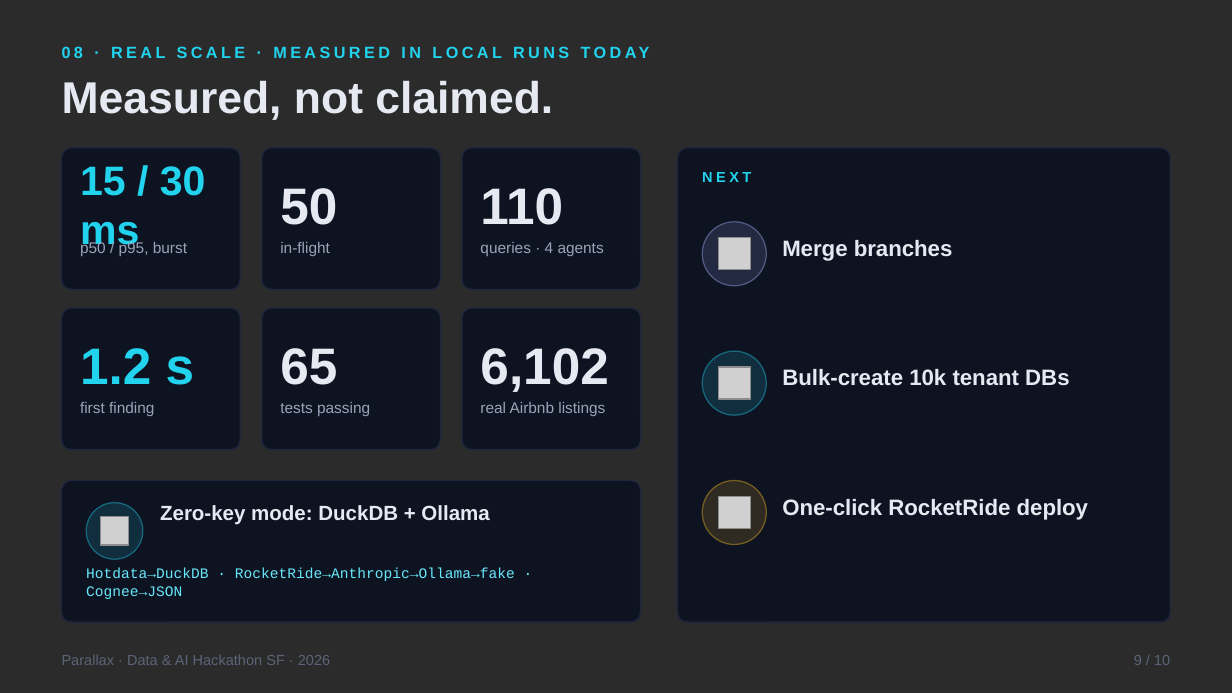
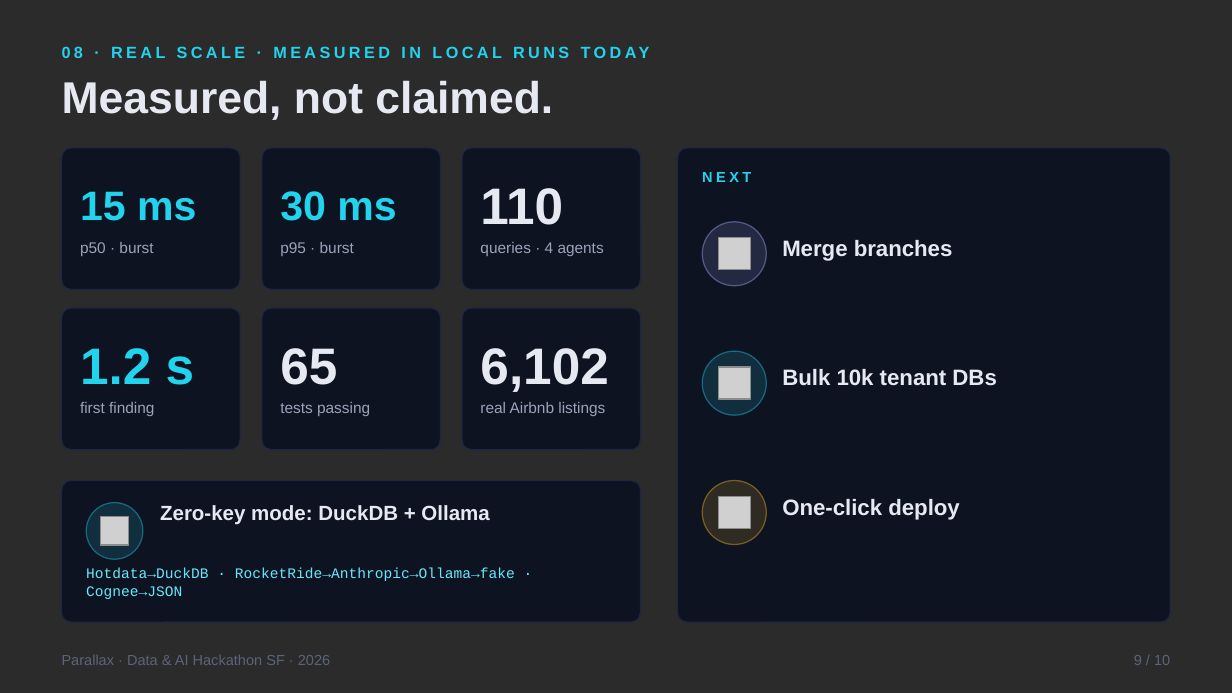
Before and after one commit to vnmoorthy/parallax, a slide deck: slide 9 of deck/Parallax.pptx. Drawn at 1232x693 pixels with LibreOffice and Linux fonts; fonts in the diff are those of the drawing; grey boxes stand for pictures; background and template pictures are left out; a plain dark background stands for a picture behind light text. Boxes give left, top, right and bottom in pixels: in the first picture for what was removed or moved away, otherwise in the second. Text is boxed around its words. In the diff, an @@ line names an element or a change of style, - is before the commit and + after.

```diff
--- a/deck/Parallax.pptx
+++ b/deck/Parallax.pptx
@@ text at [80, 191, 196, 221]: text changed @@
-15 / 30 ms
+15 ms
@@ text at [280, 191, 396, 221]: text changed; size 30 to 24 pt; text colour #E6E9F2 to #22D3EE @@
-50
+30 ms
@@ text at [80, 242, 153, 256]: text changed @@
-p50 / p95, burst
+p50 · burst
@@ text at [280, 242, 354, 256]: text changed @@
-in-flight
+p95 · burst
@@ text at [782, 369, 996, 386]: text changed @@
-Bulk-create 10k tenant DBs
+Bulk 10k tenant DBs
@@ text at [782, 499, 960, 520]: text changed @@
-One-click RocketRide deploy
+One-click deploy
```
Also in this commit, not shown: 9 other slides changed, 12 other files.
